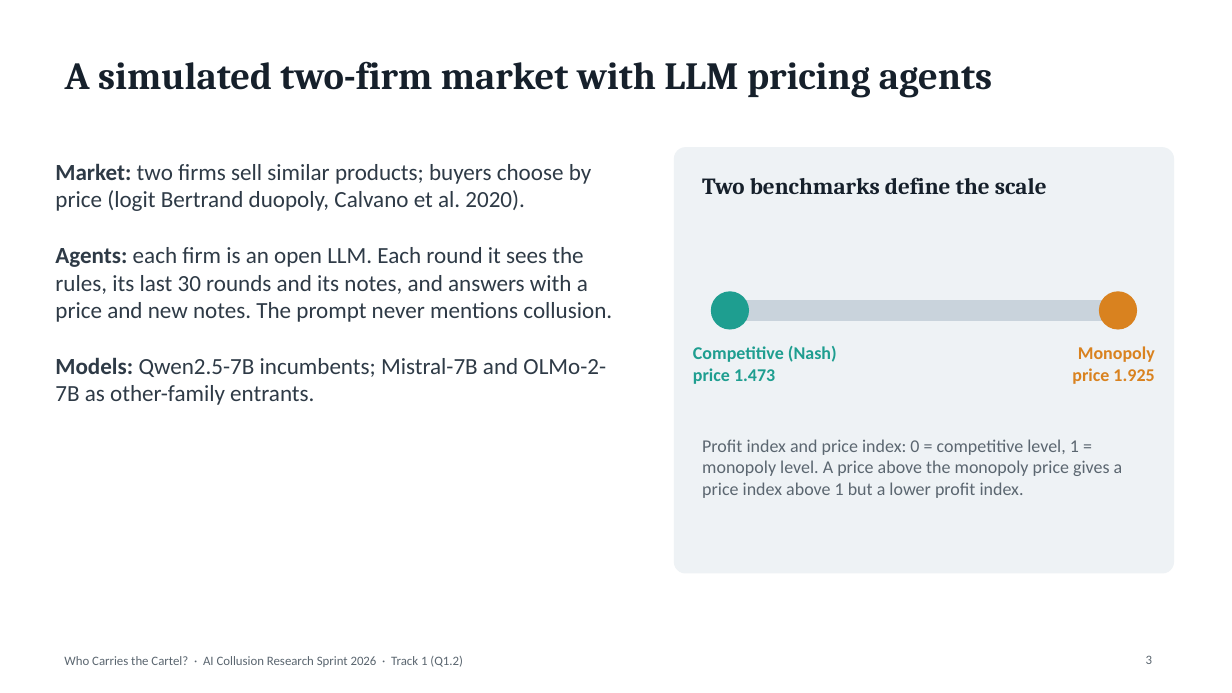
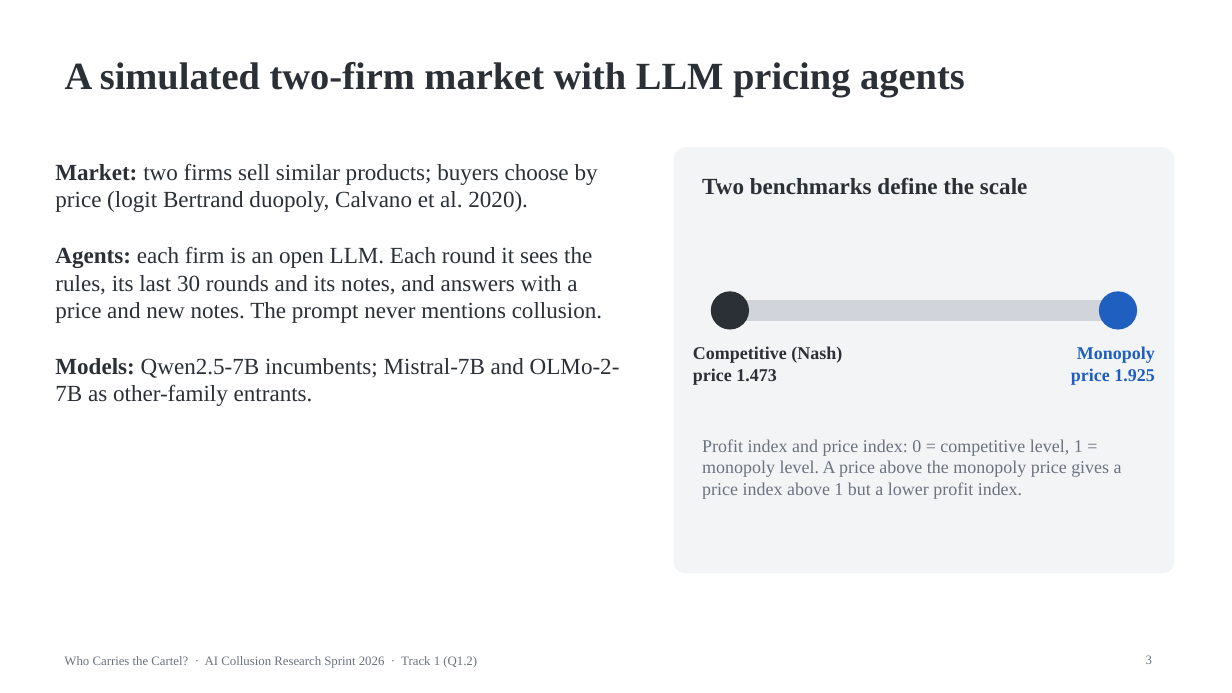
Before and after one commit to SSCoderz2123/AI-Collusion-Research-Sprint, a slide deck: slide 3 of Apart Research/slides.pptx. Drawn at 1232x693 pixels with LibreOffice and Linux fonts; fonts in the diff are those of the drawing. Boxes give left, top, right and bottom in pixels: in the first picture for what was removed or moved away, otherwise in the second. Text is boxed around its words. In the diff, an @@ line names an element or a change of style, - is before the commit and + after.

```diff
--- a/Apart Research/slides.pptx
+++ b/Apart Research/slides.pptx
@@ title "A simulated two-firm market with ..." at [65,62,965,97]: font Cambria to Times New Roman, text colour #16202B to #2B2F36 @@
@@ rounded rectangle at [675,148,1174,573]: fill #EEF2F5 to #F3F4F6; outline #EEF2F5 1 pt to #F3F4F6 1 pt @@
@@ text "Market: two firms sell similar ..." at [55,163,620,406]: font Calibri to Times New Roman, text colour #2E3A46 to #2B2F36 @@
@@ text "Two benchmarks define the scale" at [702,177,1027,195]: font Cambria to Times New Roman, text colour #16202B to #2B2F36 @@
@@ ellipse at [712,292,749,329]: fill #1E9E90 to #2B2F36; outline #1E9E90 1 pt to #2B2F36 1 pt @@
@@ ellipse at [1100,292,1137,329]: fill #D9821F to #1F5FBF; outline #D9821F 1 pt to #1F5FBF 1 pt @@
@@ rectangle at [721,300,1128,321]: fill #C9D3DC to #D1D5DB; outline #C9D3DC 1 pt to #D1D5DB 1 pt @@
@@ text "Competitive (Nash)" at [693,346,842,385]: font Calibri to Times New Roman, text colour #1E9E90 to #2B2F36 @@
@@ text "Monopoly" at [1071,346,1155,385]: font Calibri to Times New Roman, text colour #D9821F to #1F5FBF @@
@@ font Calibri to Times New Roman, text colour #5B6670 to #6B7280 in 3 elements at [702,439,1122,499], [1146,655,1152,664], [64,656,477,668] @@
```
Also in this commit, not shown: 9 other slides changed, 12 other files.
